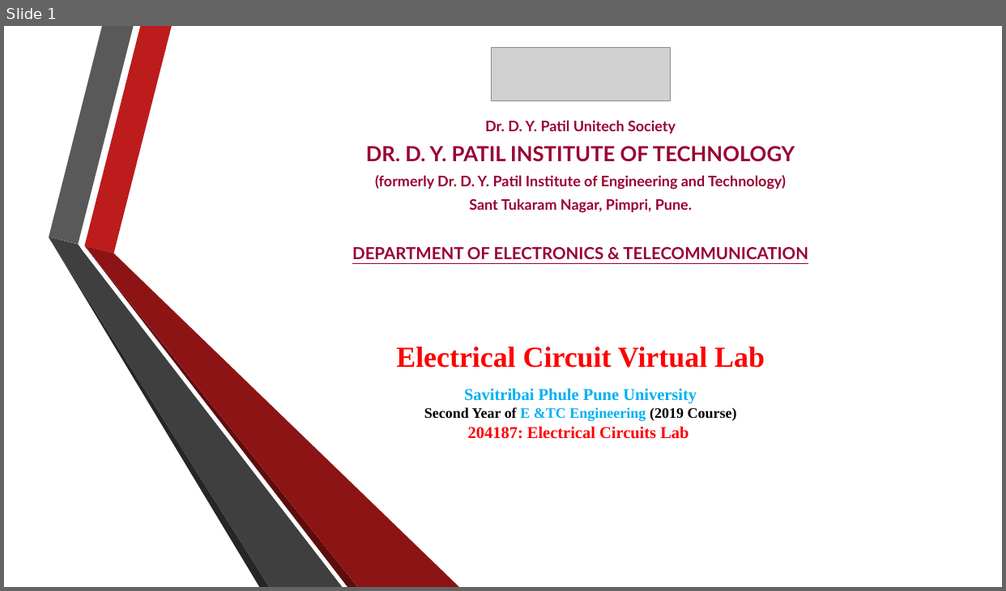
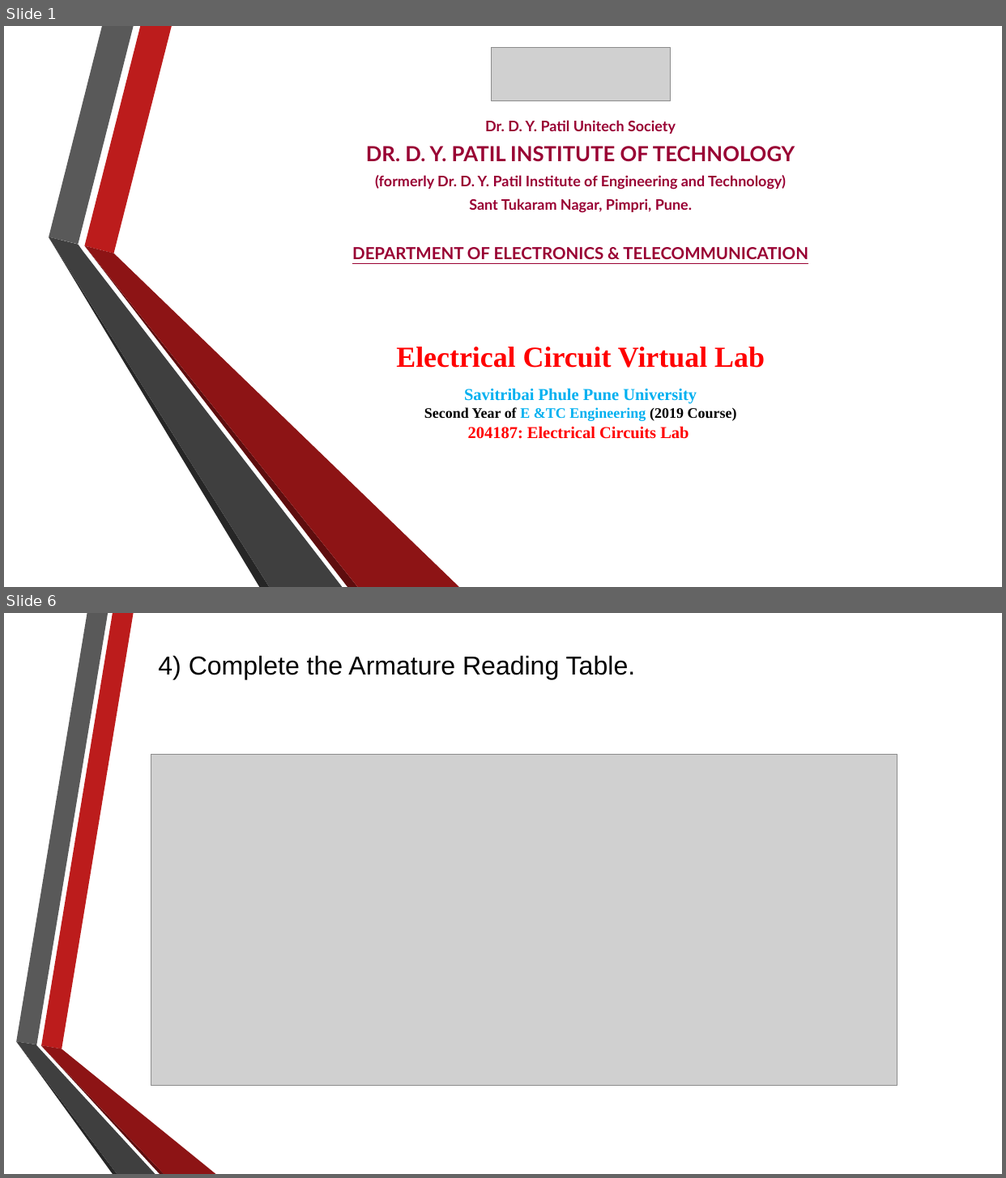
Before and after one commit to RahulAgrwal/Electrical-Virtual-lab, a slide deck: exp2/theoryimage/Procedure.pptx. Shown one above the other, each under a label of ours: slide 1 before the commit, slides 1 and 6 after it; the slides between them are not shown. The pictures are 1006x591 and 1006x1178 pixels, drawn with LibreOffice and Linux fonts; fonts in the diff are those of the drawing; grey boxes stand for pictures; background and template pictures are left out. Boxes give left, top, right and bottom in pixels: in the first picture for what was removed or moved away, otherwise in the second. Text is boxed around its words. In the diff, an @@ line names an element or a change of style, - is before the commit and + after.

```diff
--- a/exp2/theoryimage/Procedure.pptx
+++ b/exp2/theoryimage/Procedure.pptx
@@ slide 6 added at [4, 613, 1002, 1174], background picture (left out) @@
@@ text added at [158, 655, 635, 680], 25 pt, text #000000 @@
+4) Complete the Armature Reading Table.
@@ picture added at [151, 755, 897, 1085] @@
@@ group added at [16, 613, 216, 1174]: 6 freeform shapes @@
```
Also in this commit, not shown: 1 slide changed, 4 other slides added, 7 slides removed, 1 other file.
